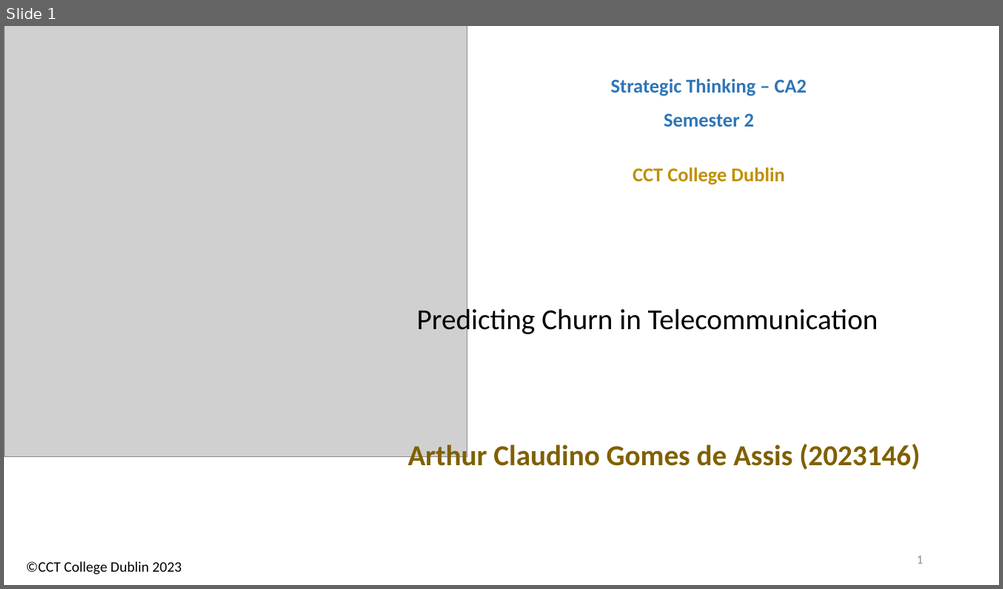
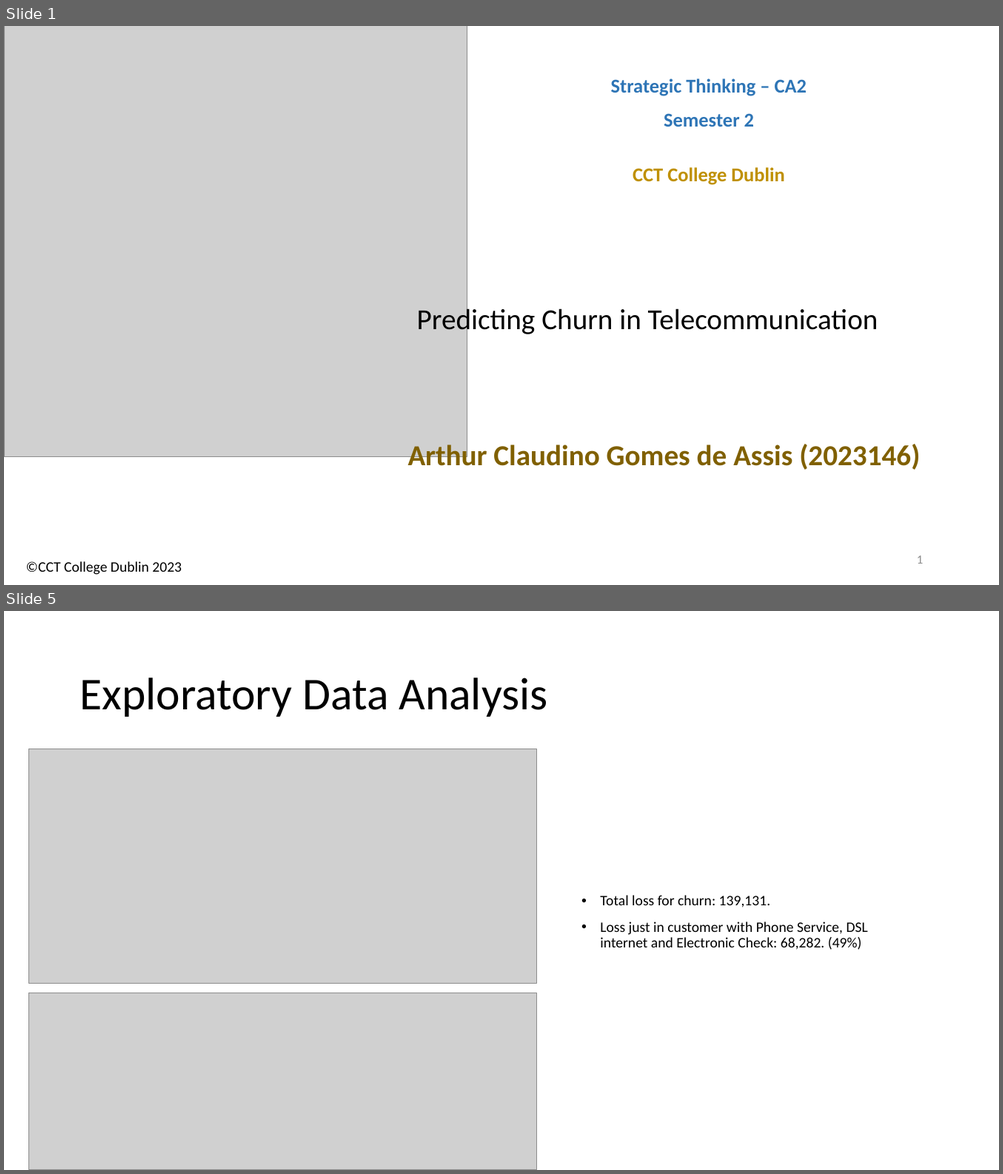
Before and after one commit to arthurcct2023/Python-Predicting-Churn-in-Telecommunication, a slide deck: ArthurAssis_ST_HDip_CA2_Semester2.pptx. Shown one above the other, each under a label of ours: slide 1 before the commit, slides 1 and 5 after it; the slides between them are not shown. The pictures are 1003x589 and 1003x1174 pixels, drawn with LibreOffice and Linux fonts; fonts in the diff are those of the drawing; grey boxes stand for pictures. Boxes give left, top, right and bottom in pixels: in the first picture for what was removed or moved away, otherwise in the second. Text is boxed around its words. In the diff, an @@ line names an element or a change of style, - is before the commit and + after.

```diff
--- a/ArthurAssis_ST_HDip_CA2_Semester2.pptx
+++ b/ArthurAssis_ST_HDip_CA2_Semester2.pptx
@@ slide 5 added at (x1=4, y1=611, x2=999, y2=1170), background #FFFFFF @@
@@ title added at (x1=79, y1=678, x2=547, y2=717), 44 pt, text #000000 @@
+Exploratory Data Analysis
@@ picture added at (x1=29, y1=749, x2=537, y2=984) @@
@@ text added at (x1=600, y1=895, x2=868, y2=950), 14 pt, text #000000 @@
+• Total loss for churn: 139,131.
+• Loss just in customer with Phone Service, DSL internet and Electronic Check: 68,282. (49%)
@@ picture added at (x1=29, y1=993, x2=537, y2=1170) @@
```
Also in this commit, not shown: 12 other slides added, 5 slides removed, 8 other files.
